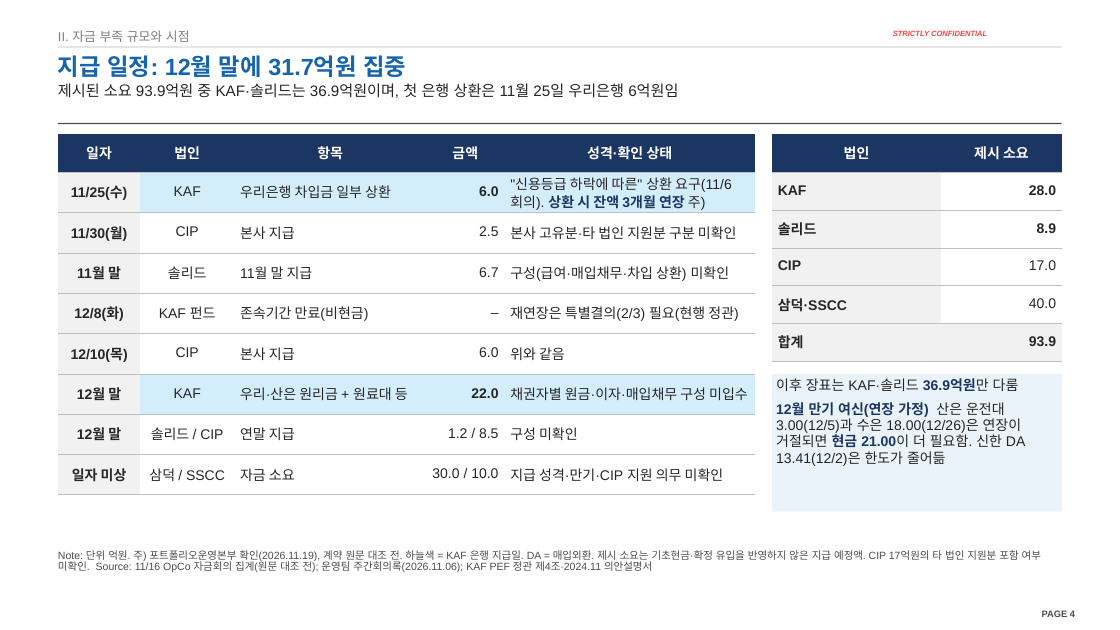
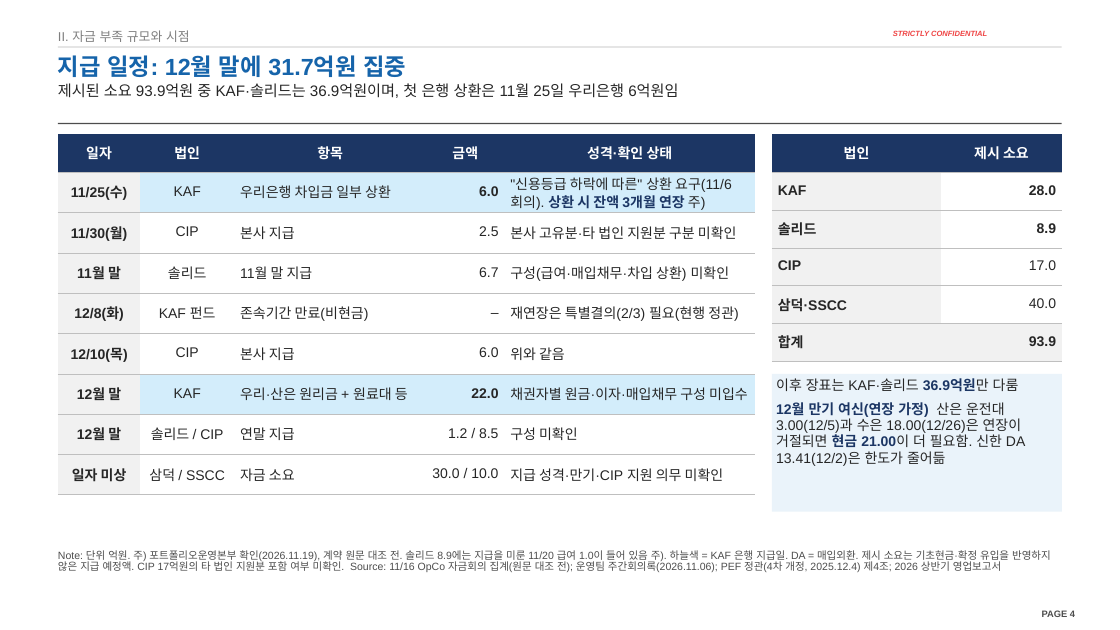
Before and after one commit to jogyesung/GS-Secretary, a slide deck: slide 4 of outputs/CIP_KAF_솔리드_자금조달차질_시나리오_20261120v3.pptx. Drawn at 1120x630 pixels with LibreOffice and Linux fonts; fonts in the diff are those of the drawing; background and template pictures are left out. Boxes give left, top, right and bottom in pixels: in the first picture for what was removed or moved away, otherwise in the second. Text is boxed around its words. In the diff, an @@ line names an element or a change of style, - is before the commit and + after.

```diff
--- a/outputs/CIP_KAF_솔리드_자금조달차질_시나리오_20261120v3.pptx
+++ b/outputs/CIP_KAF_솔리드_자금조달차질_시나리오_20261120v3.pptx
@@ text at <box>58,550,1051,572</box>: text changed @@
-Note: 단위 억원. 주) 포트폴리오운영본부 확인(2026.11.19), 계약 원문 대조 전. 하늘색 = KAF 은행 지급일. DA = 매입외환. 제시 소요는 기초현금·확정 유입을 반영하지 않은 지급 예정액. CIP 17억원의 타 법인 지원분 포함 여부 미확인. Source: 11/16 OpCo 자금회의 집계(원문 대조 전); 운영팀 주간회의록(2026.11.06); KAF PEF 정관 제4조·2024.11 의안설명서
+Note: 단위 억원. 주) 포트폴리오운영본부 확인(2026.11.19), 계약 원문 대조 전. 솔리드 8.9에는 지급을 미룬 11/20 급여 1.0이 들어 있음 주). 하늘색 = KAF 은행 지급일. DA = 매입외환. 제시 소요는 기초현금·확정 유입을 반영하지 않은 지급 예정액. CIP 17억원의 타 법인 지원분 포함 여부 미확인. Source: 11/16 OpCo 자금회의 집계(원문 대조 전); 운영팀 주간회의록(2026.11.06); PEF 정관(4차 개정, 2025.12.4) 제4조; 2026 상반기 영업보고서
```
Also in this commit, not shown: 15 other slides changed, 1 other file.
